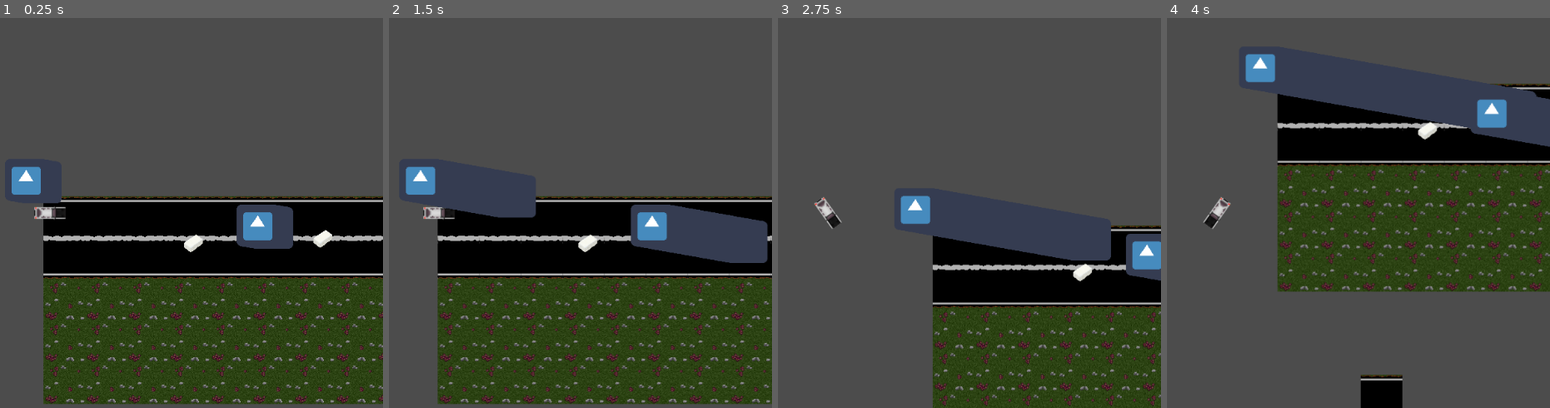
Above: before the commit, frames 1-4 (left to right).
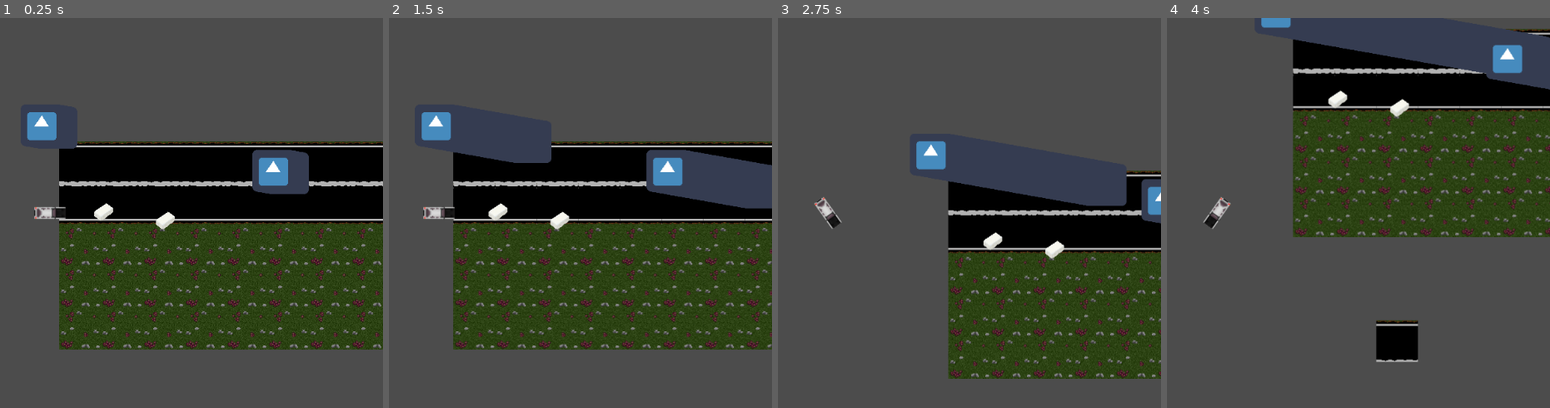
Above: after the commit, the same moments.

Repository: VictorChenJ/Tofu-Delivery-Simulator-Shoot-Out-Simulator-Game-D1
Game: Godot game, scene res://Map.tscn
Two runs of this game, one before a commit and one after it. Both use one fixed random seed, a clock stepped at 60 frames per second and the inputs below. The engine's default icon, where the game draws it, is replaced by a stand-in: a white triangle on a blue panel in a dark square.
Inputs:
- Up to frame 1 (0.25 s): no input
- Up to frame 2 (1.5 s): hold A (steer_right) 0.53-1.28 s; hold S (brake) from 1.28 s (still down)
- Up to frame 3 (2.75 s): release S (brake) at 2.03 s; hold A (steer_right) from 2.03 s (still down)
- Up to frame 4 (4 s): release A (steer_right) at 2.78 s; hold W (accelerate) 2.78-3.53 s; hold D (steer_left) from 3.53 s (still down)

The runs differ from the first frame. In frame 1, 43% of the frame differs, in the area x 3-100%, y 24-99%; in frame 2, 40%; in frame 3, 25%; in frame 4, 34%.

Commit message:
renaming for future purposes
a

Diff:
--- a/Map.tscn
+++ b/Map.tscn
@@ -86,17 +86,17 @@
 format = 1
 tile_data = PoolIntArray( -65525, 4, 0, -65524, 4, 0, -65523, 4, 0, 10, 4, 0, 11, 4, 0, 12, 4, 0, 13, 4, 0, 65537, 0, 0 …(843 unchanged characters)…
 
-[node name="KinematicBody2D2" parent="." instance=ExtResource( 3 )]
+[node name="Enemy" parent="." instance=ExtResource( 3 )]
 position = Vector2( 393, 109 )
 
-[node name="bullet" parent="KinematicBody2D2" instance=ExtResource( 4 )]
-position = Vector2( 100, 19 )
+[node name="Player" parent="." instance=ExtResource( 1 )]
+position = Vector2( 50, 174 )
 
-[node name="KinematicBody2D" parent="." instance=ExtResource( 1 )]
-position = Vector2( 74, 90 )
-
-[node name="RigidBody2D" parent="." instance=ExtResource( 3 )]
+[node name="Enemy2" parent="." instance=ExtResource( 3 )]
 position = Vector2( 37, 39 )
 
 [node name="Tofu" parent="." instance=ExtResource( 4 )]
-position = Vector2( 294, 135 )
+position = Vector2( 227, 184 )
+
+[node name="Tofu2" parent="." instance=ExtResource( 4 )]
+position = Vector2( 132, 171 )
